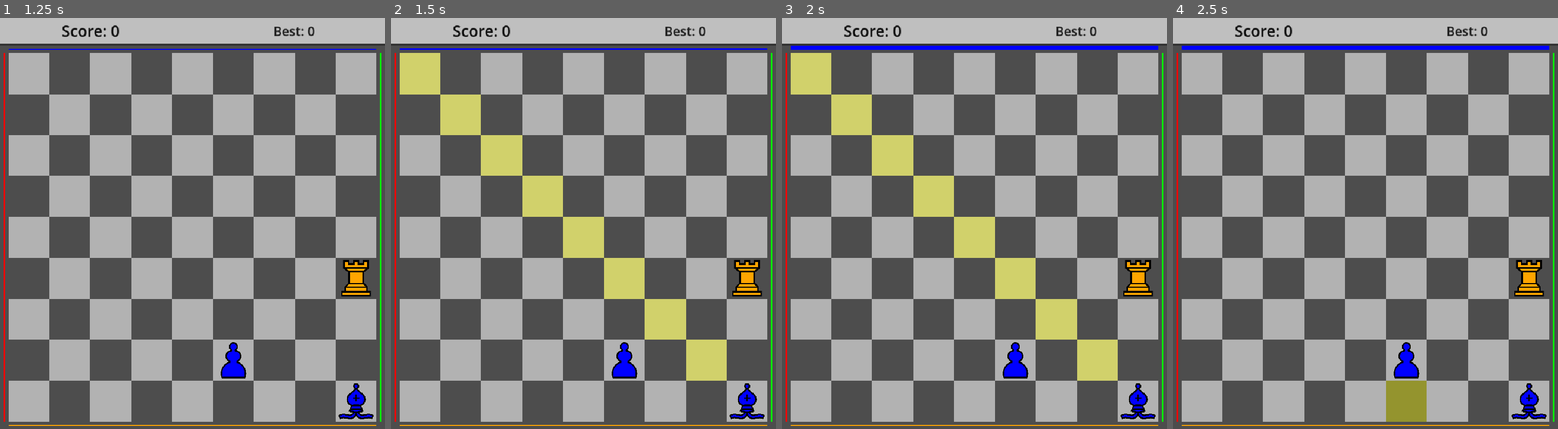
Above: before the commit, frames 1-4 (left to right).
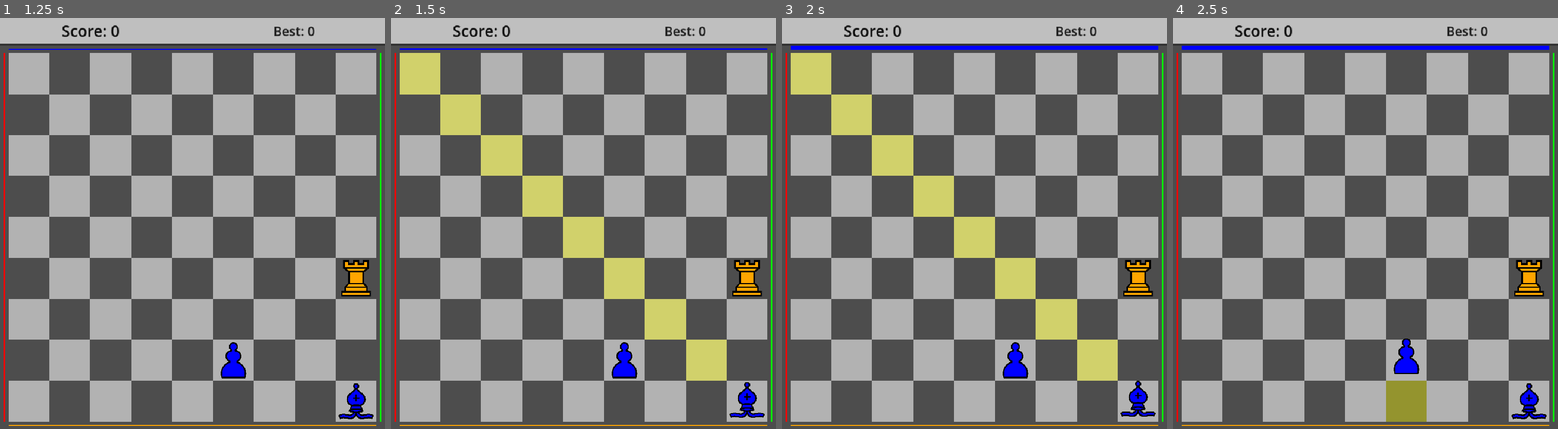
Above: after the commit, the same moments.

Repository: abudarevsky/checklines
Game: Godot game, scene res://scenes/ui/MainMenu.tscn
Two runs of this game, one before a commit and one after it. Both use one fixed random seed, a clock stepped at 60 frames per second and the inputs below.
Inputs (mouse positions are in pixels of both pictures, inside the frame that each line leads up to):
- Up to frame 1 (1.25 s): click "Play" at 0.5 s
- Up to frame 2 (1.5 s): tap Enter at 1.25 s; move the mouse to (745, 400) at 1.27 s; click (745, 400) at 1.42 s
- Up to frame 3 (2 s): no input
- Up to frame 4 (2.5 s): move the mouse to (1407, 359) at 2.02 s; click (1407, 359) at 2.17 s

Frame 1 is identical in both runs. In frame 2, 0.2% of the frame differs, in the area x 87-98%, y 88-98%; in frame 3, 0.3%; in frame 4, 0.3%.

Commit message:
Add portrait mobile mode and piece selection jump

Diff:
--- a/project.godot
+++ b/project.godot
@@ -25,6 +25,7 @@
 
 window/size/viewport_width=900
 window/size/viewport_height=960
+window/handheld/orientation="portrait"
 window/stretch/mode="canvas_items"
 
 [rendering]
--- a/scripts/piece/Piece.gd
+++ b/scripts/piece/Piece.gd
@@ -10,9 +10,15 @@
 var is_selected: bool = false
 var is_highlighted: bool = false
 var capture_targets = []
+var selection_tween: Tween
+var base_sprite_position: Vector2 = Vector2.ZERO
+var base_selection_indicator_position: Vector2 = Vector2.ZERO
 
 var piece_size: float = GameManager.CELL_SIZE
 var sprite_scale: float = GameManager.CELL_SIZE / 512.0  # Scale 512px PNG to cell size
+
+const SELECTED_JUMP_HEIGHT: float = 10.0
+const SELECTED_JUMP_DURATION: float = 0.35
 
 @onready var sprite: Sprite2D = $Sprite
 @onready var selection_indicator: Node2D = $SelectionIndicator
@@ -22,6 +28,8 @@
 
 func _ready():
 	clicked.connect(_on_clicked)
+	base_sprite_position = sprite.position
+	base_selection_indicator_position = selection_indicator.position
 	_load_sprite()
 
 func _load_sprite():
@@ -72,11 +80,35 @@
 	is_selected = selected
 	if selection_indicator:
 		selection_indicator.visible = selected
+	if selected:
+		_start_selection_animation()
+	else:
+		_stop_selection_animation()
 
 func set_highlighted(highlighted: bool):
 	is_highlighted = highlighted
 	if highlight_overlay:
 		highlight_overlay.visible = highlighted
+
+func _start_selection_animation():
+	_stop_selection_animation()
+	_set_visual_jump_offset(0.0)
+	selection_tween = create_tween()
+	selection_tween.set_loops()
+	selection_tween.tween_method(_set_visual_jump_offset, 0.0, -SELECTED_JUMP_HEIGHT, SELECTED_JUMP_DURATION).set_trans(Tween.TRANS_SINE).set_ease(Tween.EASE_OUT)
+	selection_tween.tween_method(_set_visual_jump_offset, -SELECTED_JUMP_HEIGHT, 0.0, SELECTED_JUMP_DURATION).set_trans(Tween.TRANS_SINE).set_ease(Tween.EASE_IN)
+
+func _stop_selection_animation():
+	if selection_tween:
+		selection_tween.kill()
+		selection_tween = null
+	_set_visual_jump_offset(0.0)
+
+func _set_visual_jump_offset(offset_y: float):
+	if sprite:
+		sprite.position = base_sprite_position + Vector2(0, offset_y)
+	if selection_indicator:
+		selection_indicator.position = base_selection_indicator_position + Vector2(0, offset_y)
 
 func get_legal_captures(board: Dictionary):
 	var captures = []
